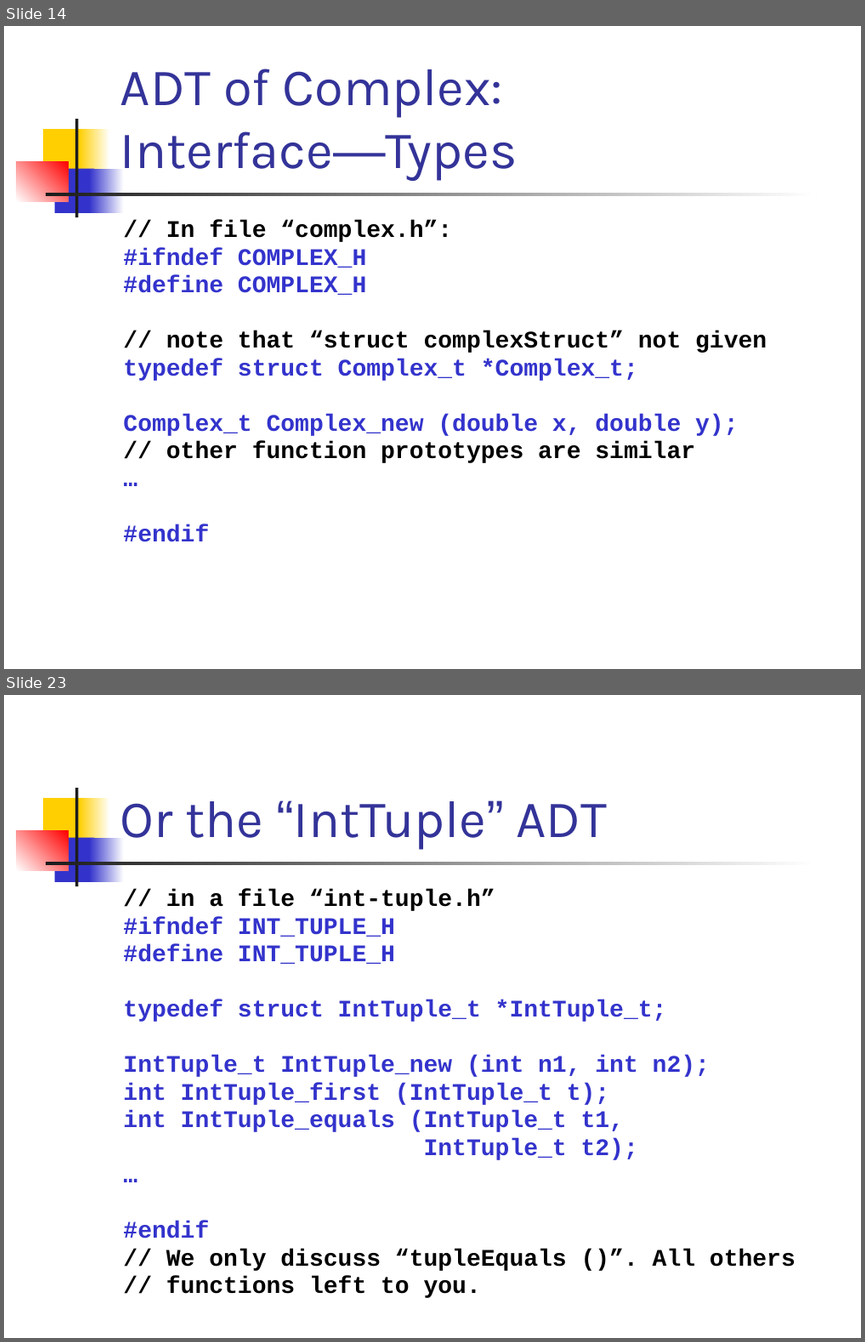
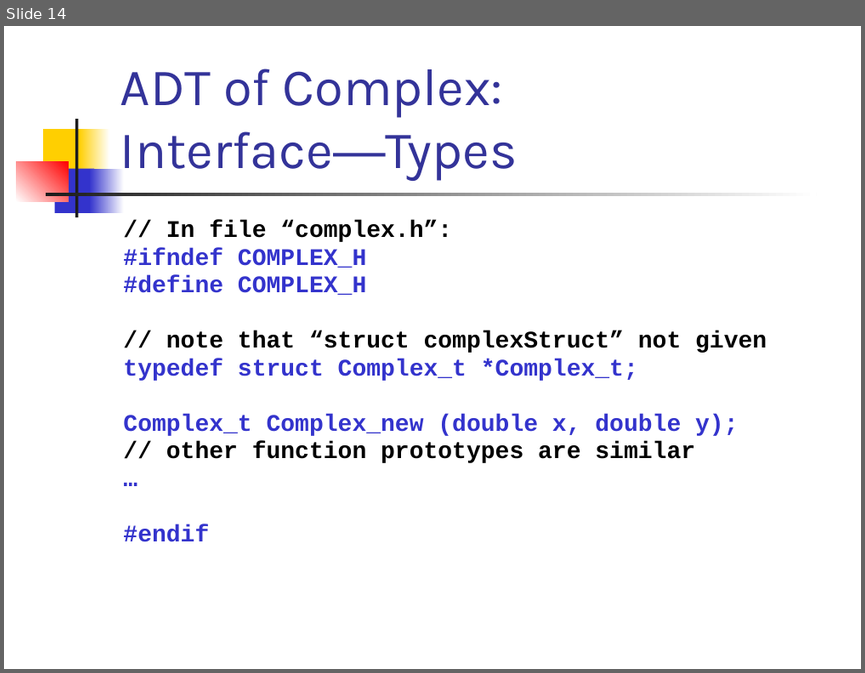
Before and after one commit to csslab-ustc/csslab-ustc.github.io, a slide deck: courses/sysprog/slides/lec10-adt.pptx. Shown one above the other, each under a label of ours: slides 14 and 23 before the commit, slide 14 after it; the slides between them are not shown. The pictures are 865x1342 and 865x673 pixels, drawn with LibreOffice and Linux fonts; fonts in the diff are those of the drawing. Boxes give left, top, right and bottom in pixels: in the first picture for what was removed or moved away, otherwise in the second. Text is boxed around its words. In the diff, an @@ line names an element or a change of style, - is before the commit and + after.

```diff
--- a/courses/sysprog/slides/lec10-adt.pptx
+++ b/courses/sysprog/slides/lec10-adt.pptx
@@ slide 23 removed at [4, 695, 861, 1338], background #FFFFFF; not listed: 7 template elements that a slide beside it also shows @@
@@ title removed at [120, 800, 608, 847] @@
-Or the “IntTuple” ADT
@@ text removed at [123, 890, 795, 1270] @@
-// in a file “int-tuple.h”
-#ifndef INT_TUPLE_H
-#define INT_TUPLE_H
-typedef struct IntTuple_t *IntTuple_t;
-IntTuple_t IntTuple_new (int n1, int n2);
-int IntTuple_first (IntTuple_t t);
-int IntTuple_equals (IntTuple_t t1,
-IntTuple_t t2);
-…
-#endif
-// We only discuss “tupleEquals ()”. All others
-// functions left to you.
```
Also in this commit, not shown: 9 slides changed, 29 other slides removed, 3 other files.
